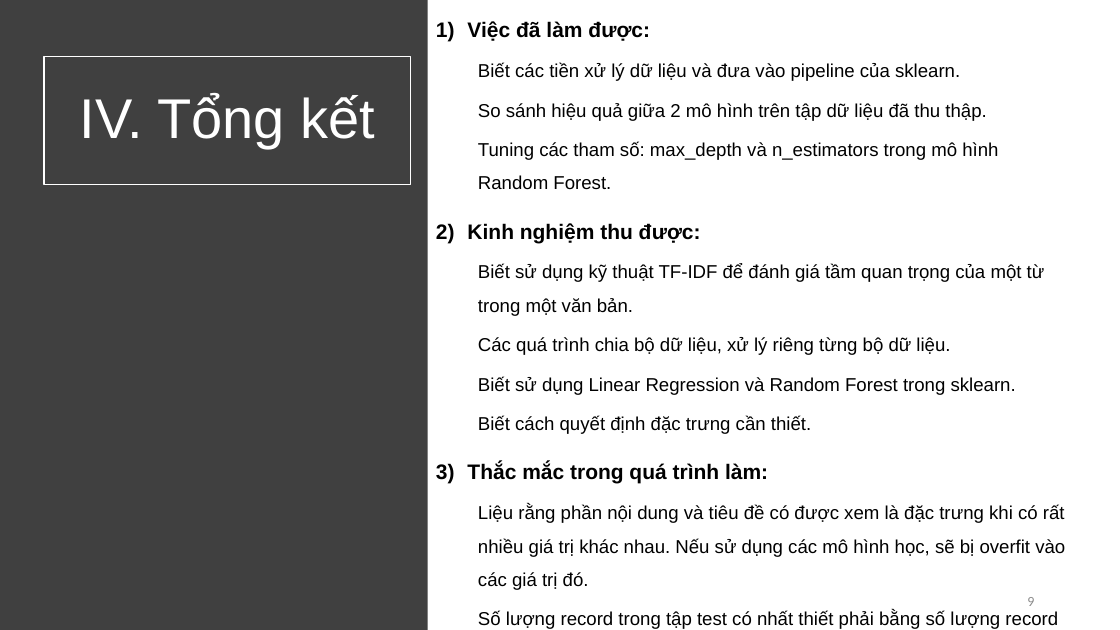
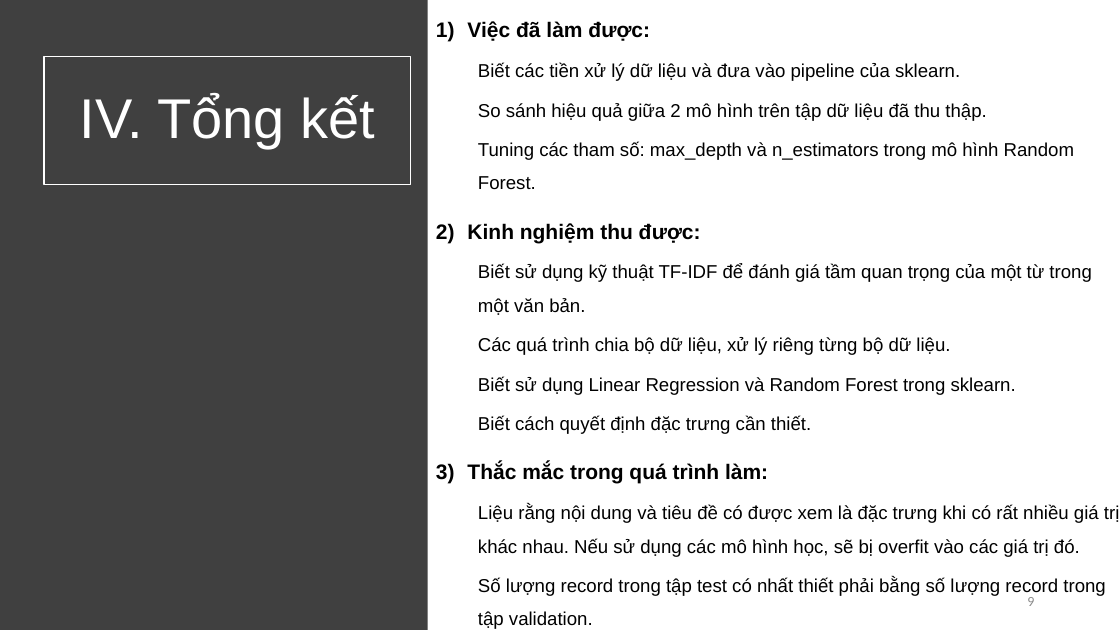
Before and after one commit to vietph34/DS_Final_project, a slide deck: slide 9 of doc/report.pptx. Drawn at 1120x630 pixels with LibreOffice and Linux fonts; fonts in the diff are those of the drawing. Boxes give left, top, right and bottom in pixels: in the first picture for what was removed or moved away, otherwise in the second. Text is boxed around its words. In the diff, an @@ line names an element or a change of style, - is before the commit and + after.

```diff
--- a/doc/report.pptx
+++ b/doc/report.pptx
@@ text at (x1=478, y1=505, x2=1119, y2=557): text changed @@
-  Liệu rằng phần nội dung và tiêu đề có được xem là đặc trưng khi có rất nhiều giá trị khác nhau. Nếu sử dụng các mô hình học, sẽ bị overfit vào các giá trị đó.
+  Liệu rằng nội dung và tiêu đề có được xem là đặc trưng khi có rất nhiều giá trị khác nhau. Nếu sử dụng các mô hình học, sẽ bị overfit vào các giá trị đó.
```
Also in this commit, not shown: 2 other slides changed, 2 other files.
